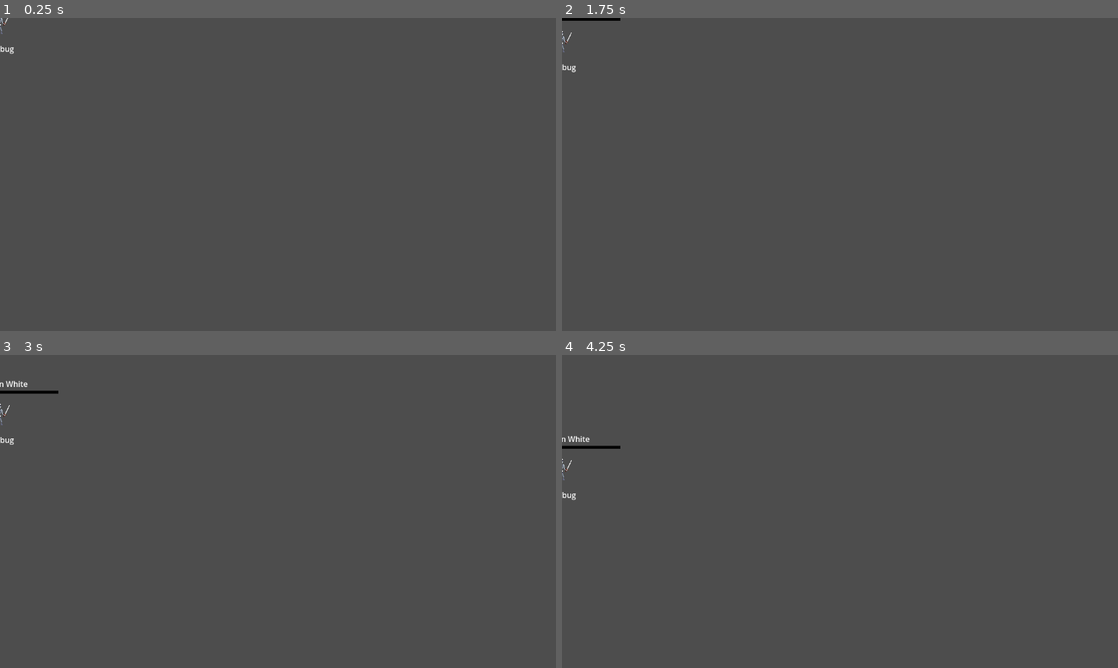
Above: before the commit, frames 1-4 (two rows, left to right).
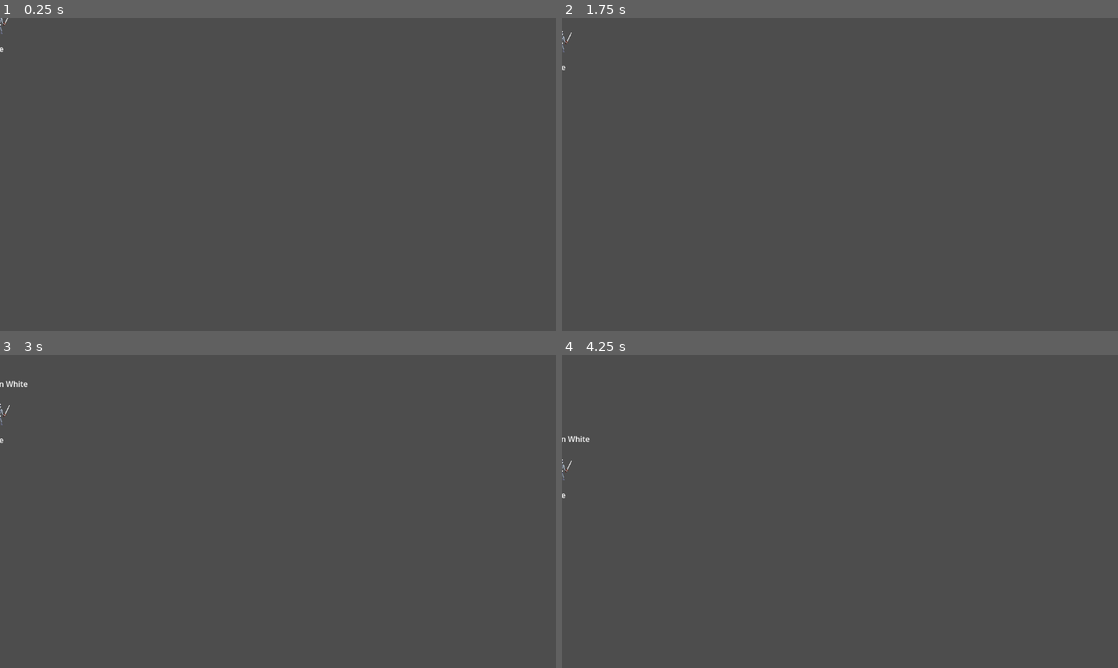
Above: after the commit, the same moments.

Repository: teabrf225/Pestilentia_Orbis_Project_Game2D_Group09
Game: Godot game, scene res://Resource/Character/Skeleton_White/Skeleton_white.tscn
Two runs of this game, one before a commit and one after it. Both use one fixed random seed, a clock stepped at 60 frames per second and the inputs below. This scene is started directly instead of the project's main scene.
Inputs (mouse positions are in pixels of both pictures, inside the frame that each line leads up to):
- Up to frame 1 (0.25 s): no input
- Up to frame 2 (1.75 s): move the mouse to (962, 158) at 0.52 s; hold D (Move_Right) from 0.53 s (still down); click (962, 158) at 0.6 s; tap W (Jump) at 0.77, 1.52 s; move the mouse to (728, 190) at 1.27 s; tap Tab (Tab) at 1.35 s
- Up to frame 3 (3 s): move the mouse to (333, 442) at 2.02 s; release D (Move_Right) at 2.03 s; hold A (Move_Left) 2.03-2.78 s; tap , (test_world) at 2.1 s; move the mouse to (250, 574) at 2.77 s; hold D (Move_Right) from 2.78 s (still down); click (250, 574) at 2.85 s
- Up to frame 4 (4.25 s): keep holding D (Move_Right); tap W (Jump) at 3.02, 3.77 s; move the mouse to (1006, 558) at 3.52 s; tap Tab (Tab) at 3.6 s

The runs differ from the first frame. In frame 1, less than 0.1% of the frame differs, in the area x 0-3%, y 8-12%; in frame 2, 0.1%; in frame 3, 0.1%; in frame 4, 0.2%, in the area x 0-11%, y 28-47%.

Commit message:
Update Skeleton_white.tscn

Diff:
--- a/Resource/Character/Skeleton_White/Skeleton_white.tscn
+++ b/Resource/Character/Skeleton_White/Skeleton_white.tscn
@@ -13,6 +13,8 @@
 [ext_resource type="PackedScene" uid="uid://p6gt5mvfnbkc" path="res://Management/Component/detection_component.tscn" id="11_rigl2"]
 [ext_resource type="PackedScene" uid="uid://1km386n64ium" path="res://Management/States/state_machine.tscn" id="12_vpr6r"]
 [ext_resource type="PackedScene" uid="uid://k0yvq00y0uwx" path="res://Interface/GUI_Ingame/Hp_Linear_Bar/Health_bar.tscn" id="13_b31sv"]
+[ext_resource type="Script" uid="uid://dbx872m0x5wi6" path="res://Management/States/Enemy/hurt.gd" id="13_vpr6r"]
+[ext_resource type="Script" uid="uid://b14ovl76gvbk7" path="res://Management/States/Enemy/idle.gd" id="14_we3kf"]
 
 [sub_resource type="AtlasTexture" id="AtlasTexture_we3kf"]
 atlas = ExtResource("1_jd186")
@@ -447,7 +449,7 @@
 
 [sub_resource type="LabelSettings" id="LabelSettings_vpr6r"]
 
-[node name="SkeletonWhite" type="CharacterBody2D" node_paths=PackedStringArray("health_component", "hit_component", "attack_component", "attack_collision", "detection_component", "state_machine")]
+[node name="SkeletonWhite" type="CharacterBody2D" node_paths=PackedStringArray("health_component", "hit_component", "attack_component", "attack_collision", "detection_component", "state_machine", "hurt_state", "idle_state", "animation_control")]
 script = ExtResource("1_pd3k5")
 health_component = NodePath("HealthComponent")
 hit_component = NodePath("HitComponent")
@@ -455,6 +457,10 @@
 attack_collision = NodePath("AttackComponet/CollisionShape2D")
 detection_component = NodePath("detection_component")
 state_machine = NodePath("state_machine")
+hurt_state = NodePath("state_machine/hurt")
+idle_state = NodePath("state_machine/Idle")
+animation_control = NodePath("AnimatedSprite2D")
+hp = 300.0
 metadata/_custom_type_script = "uid://c1kn7h3b4f70b"
 
 [node name="AnimatedSprite2D" type="AnimatedSprite2D" parent="."]
@@ -488,7 +494,23 @@
 [node name="RayCast2D" type="RayCast2D" parent="detection_component"]
 target_position = Vector2(500, 0)
 
-[node name="state_machine" parent="." instance=ExtResource("12_vpr6r")]
+[node name="state_machine" parent="." node_paths=PackedStringArray("initial_state", "debug_label") instance=ExtResource("12_vpr6r")]
+initial_state = NodePath("Idle")
+debug_label = NodePath("../Debug")
+
+[node name="hurt" type="Node" parent="state_machine" node_paths=PackedStringArray("enemy", "health", "next_state", "animation_sprite")]
+script = ExtResource("13_vpr6r")
+enemy = NodePath("../..")
+health = NodePath("../../HealthComponent")
+next_state = NodePath("../Idle")
+name_animation = "Hurt"
+animation_sprite = NodePath("../../AnimatedSprite2D")
+
+[node name="Idle" type="Node" parent="state_machine" node_paths=PackedStringArray("enemy", "animation_sprite")]
+script = ExtResource("14_we3kf")
+enemy = NodePath("../..")
+name_animation = "Idle"
+animation_sprite = NodePath("../../AnimatedSprite2D")
 
 [node name="HealthBar" parent="." node_paths=PackedStringArray("health_component") instance=ExtResource("13_b31sv")]
 offset_left = -120.0
Not shown: 1 places in Resource/Character/Skeleton_White/Skeleton_white.tscn that only renumber resources
